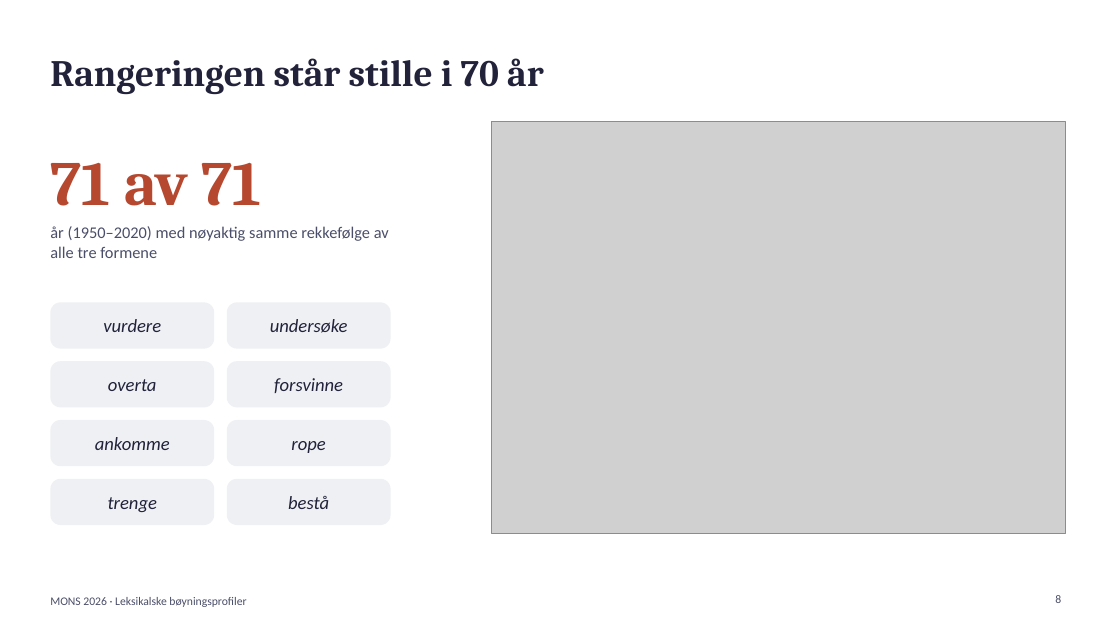
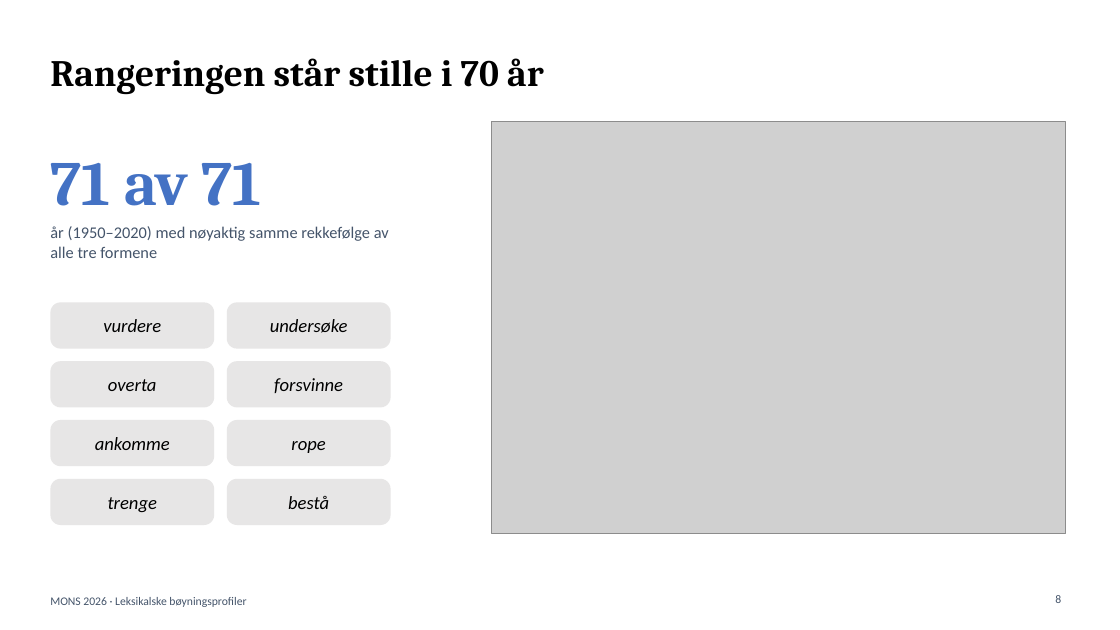
Before and after one commit to Yoonsen/B-yning, a slide deck: slide 8 of tekst/mons_presentasjon.pptx. Drawn at 1120x630 pixels with LibreOffice and Linux fonts; fonts in the diff are those of the drawing; grey boxes stand for pictures. Boxes give left, top, right and bottom in pixels: in the first picture for what was removed or moved away, otherwise in the second. Text is boxed around its words. In the diff, an @@ line names an element or a change of style, - is before the commit and + after.

```diff
--- a/tekst/mons_presentasjon.pptx
+++ b/tekst/mons_presentasjon.pptx
@@ title "Rangeringen står stille i 70 ..." at box(50, 58, 544, 95): text colour #22223B to #000000 @@
@@ text "71 av 71" at box(50, 163, 262, 206): text colour #B5482F to #4472C4 @@
@@ text colour #22223B to #000000; fill #EEF0F3 to #E7E6E6 in 8 elements at box(50, 302, 214, 349), box(227, 302, 391, 349), box(50, 361, 214, 408), box(227, 361, 391, 408), box(50, 420, 214, 466), box(227, 420, 391, 466), box(50, 479, 214, 525), box(227, 479, 391, 525) @@
```
Also in this commit, not shown: 10 other slides changed, 7 other files.
